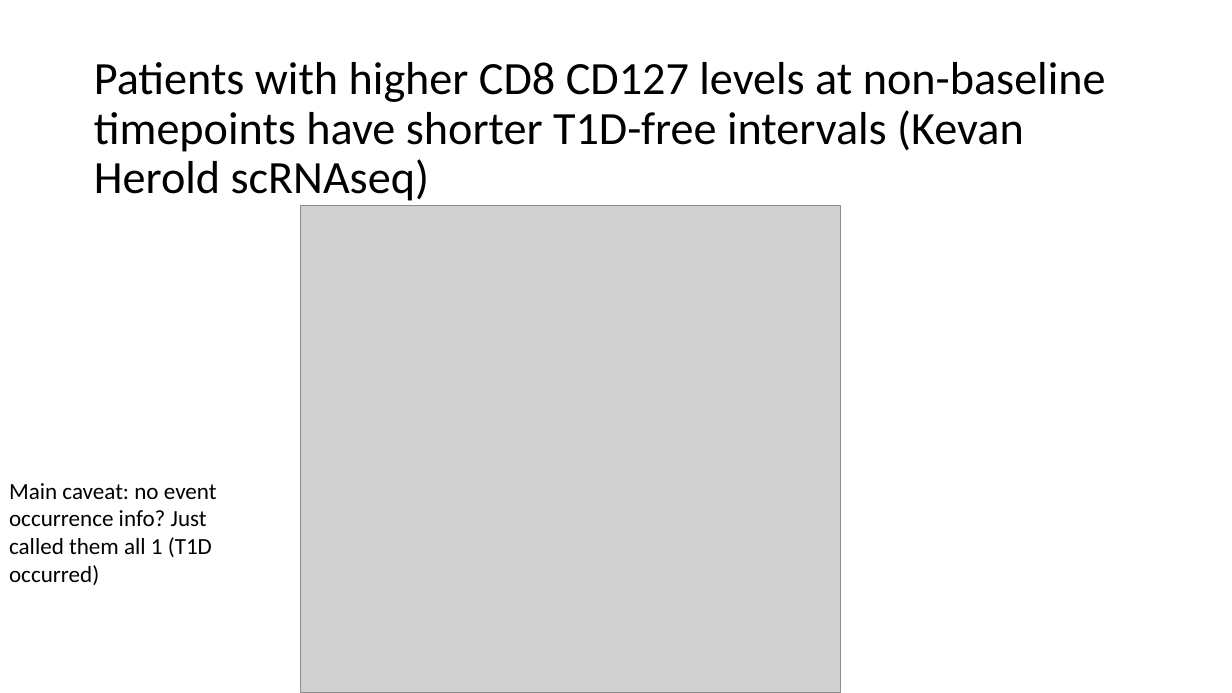
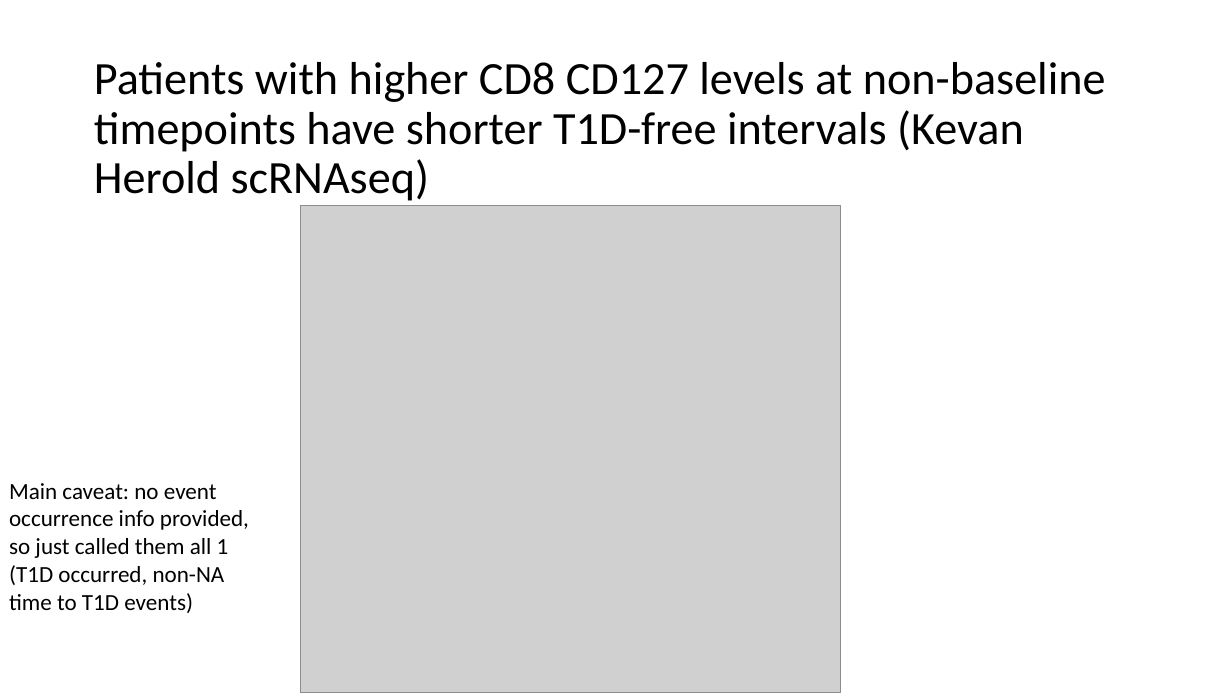
Before and after one commit to tybottorff/bottorffdocs, a slide deck: slide 4 of presentations/weekly_meetings/2025_1_30.pptx (slide 3 before the commit). Drawn at 1232x693 pixels with LibreOffice and Linux fonts; fonts in the diff are those of the drawing; grey boxes stand for pictures. Boxes give left, top, right and bottom in pixels: in the first picture for what was removed or moved away, otherwise in the second. Text is boxed around its words. In the diff, an @@ line names an element or a change of style, - is before the commit and + after.

```diff
--- a/presentations/weekly_meetings/2025_1_30.pptx
+++ b/presentations/weekly_meetings/2025_1_30.pptx
@@ text at (9,483,249,613): text changed @@
-Main caveat: no event occurrence info? Just called them all 1 (T1D occurred)
+Main caveat: no event occurrence info provided, so just called them all 1 (T1D occurred, non-NA time to T1D events)
```
Also in this commit, not shown: 2 other slides changed.
